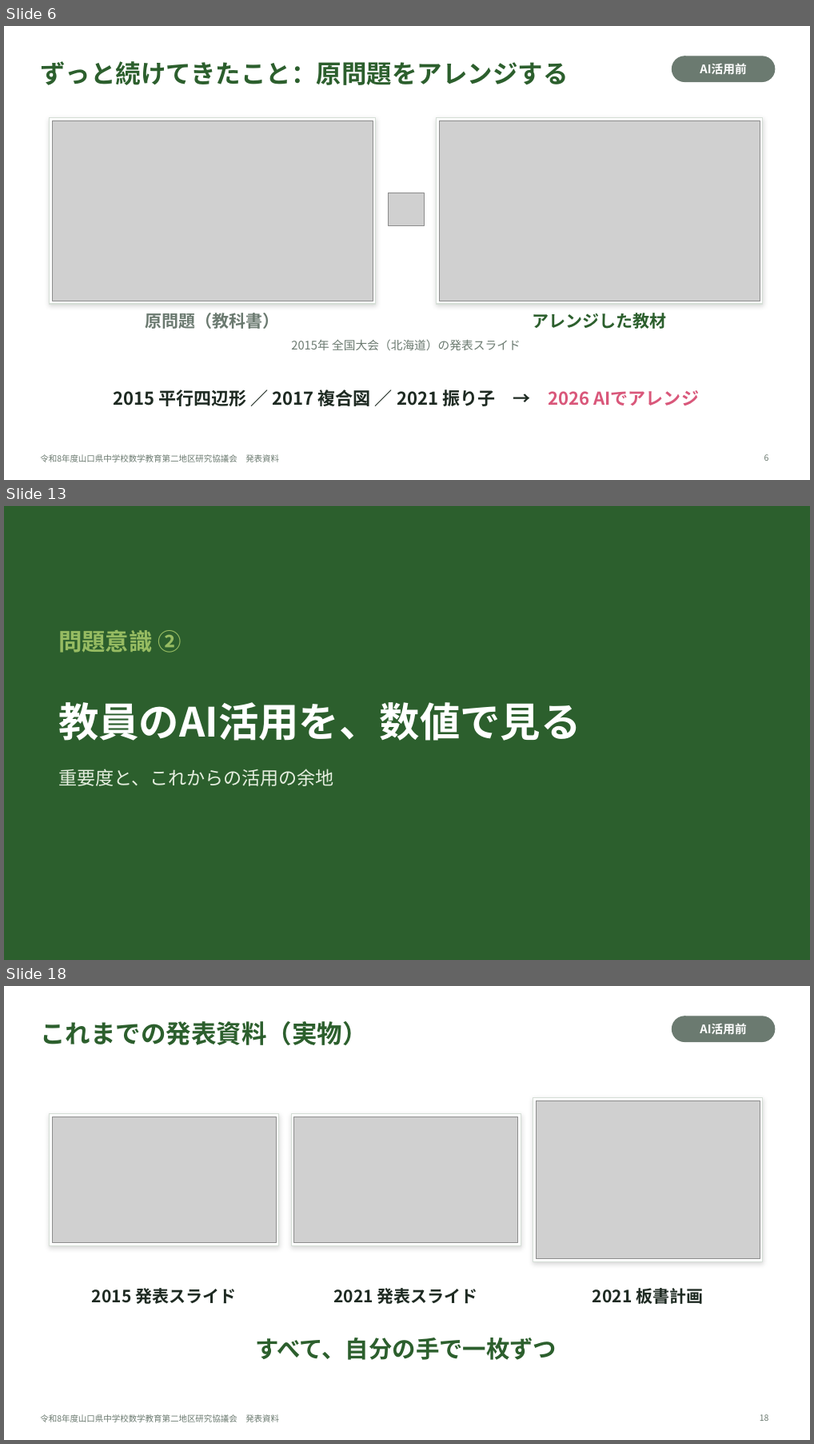
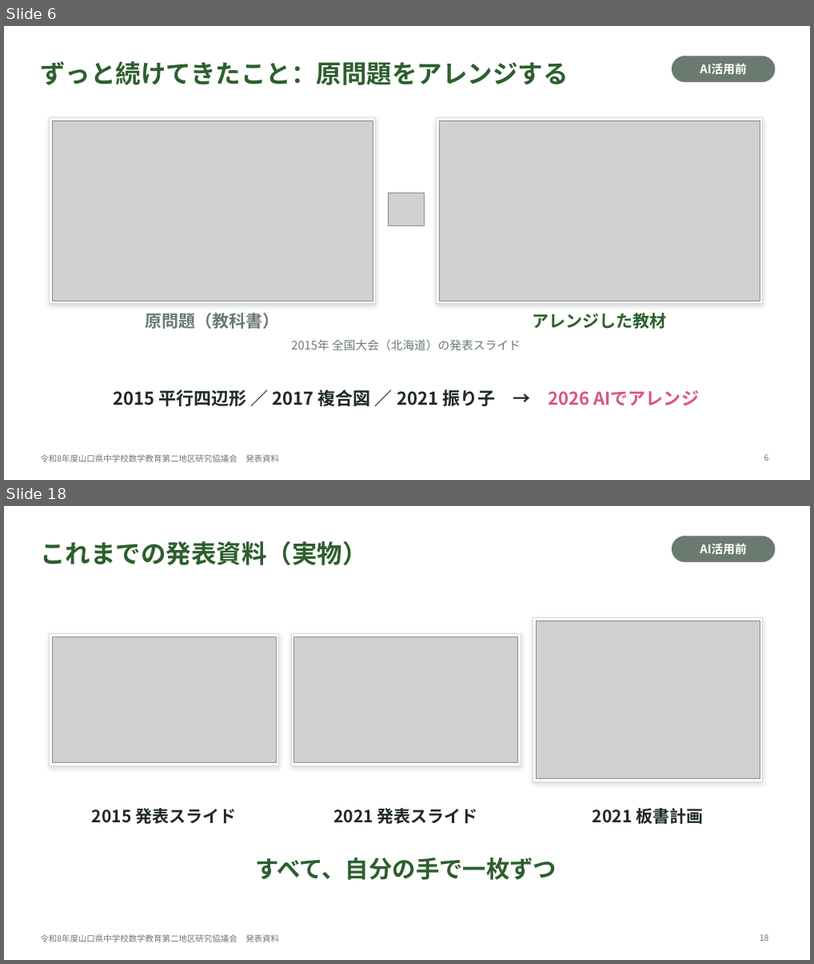
Before and after one commit to margiela14th-sudo/my-ai-project, a slide deck: 07_完成資料/県大会発表_生成AI授業再構築.pptx. Shown one above the other, each under a label of ours: slides 6, 13 and 18 before the commit, slides 6 and 18 after it; the slides between them are not shown. The pictures are 814x1444 and 814x964 pixels, drawn with LibreOffice and Linux fonts; fonts in the diff are those of the drawing; grey boxes stand for pictures. Boxes give left, top, right and bottom in pixels: in the first picture for what was removed or moved away, otherwise in the second. Text is boxed around its words. In the diff, an @@ line names an element or a change of style, - is before the commit and + after.

```diff
--- a/07_完成資料/県大会発表_生成AI授業再構築.pptx
+++ b/07_完成資料/県大会発表_生成AI授業再構築.pptx
@@ slide 13 removed at [4,506,810,960], background #2C5F2D @@
@@ text removed at [58,630,181,652] @@
-問題意識 ②
@@ text removed at [58,702,582,740] @@
-教員のAI活用を、数値で見る
@@ text removed at [58,768,334,786] @@
-重要度と、これからの活用の余地
```
Also in this commit, not shown: 16 slides changed, 5 slides added, 3 other slides removed, 10 other files.
